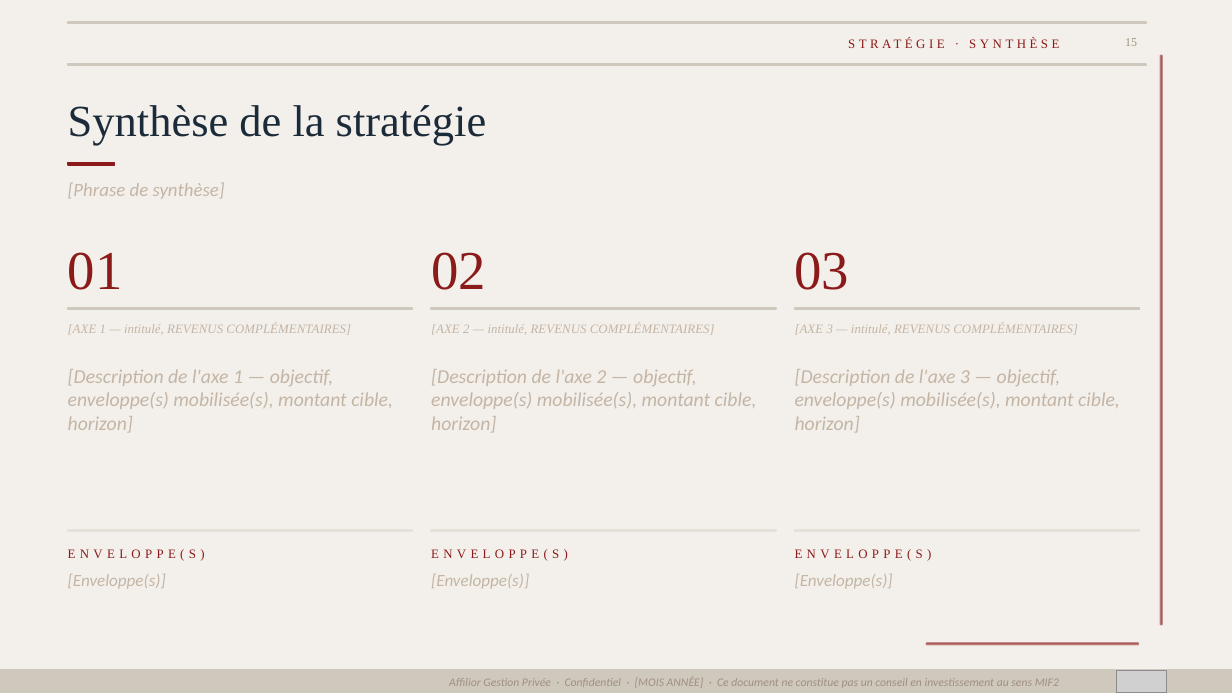
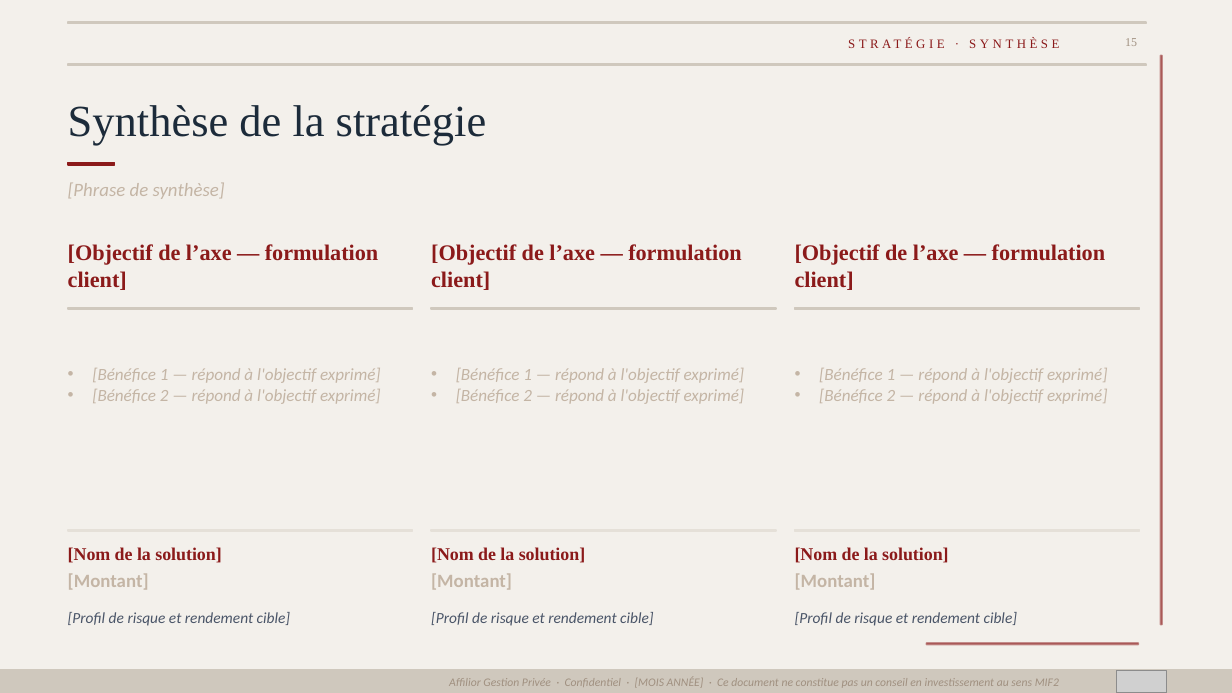
Before and after one commit to fififi1717/mkgt, a slide deck: slide 15 of Cans_Mstr.pptx. Drawn at 1232x693 pixels with LibreOffice and Linux fonts; fonts in the diff are those of the drawing; grey boxes stand for pictures. Boxes give left, top, right and bottom in pixels: in the first picture for what was removed or moved away, otherwise in the second. Text is boxed around its words. In the diff, an @@ line names an element or a change of style, - is before the commit and + after.

```diff
--- a/Cans_Mstr.pptx
+++ b/Cans_Mstr.pptx
@@ text removed at bbox=[68, 252, 123, 290] @@
-01
@@ text added at bbox=[68, 244, 378, 290], 13 pt, text #8B1A1A, bold @@
+[Objectif de l’axe — formulation client]
@@ text removed at bbox=[431, 252, 486, 290] @@
-02
@@ text added at bbox=[431, 244, 741, 290], 13 pt, text #8B1A1A, bold @@
+[Objectif de l’axe — formulation client]
@@ text removed at bbox=[795, 252, 850, 290] @@
-03
@@ text added at bbox=[795, 244, 1105, 290], 13 pt, text #8B1A1A, bold @@
+[Objectif de l’axe — formulation client]
@@ text removed at bbox=[68, 324, 351, 335] @@
-[AXE 1 — intitulé, REVENUS COMPLÉMENTAIRES]
@@ text removed at bbox=[431, 324, 715, 335] @@
-[AXE 2 — intitulé, REVENUS COMPLÉMENTAIRES]
@@ text removed at bbox=[795, 324, 1078, 335] @@
-[AXE 3 — intitulé, REVENUS COMPLÉMENTAIRES]
@@ text at bbox=[92, 368, 381, 404]: text changed; size 11.5 to 10 pt @@
-[Description de l'axe 1 — objectif, enveloppe(s) mobilisée(s), montant cible, horizon]
+• [Bénéfice 1 — répond à l'objectif exprimé]
+• [Bénéfice 2 — répond à l'objectif exprimé]
@@ text at bbox=[456, 368, 745, 404]: text changed; size 11.5 to 10 pt @@
-[Description de l'axe 2 — objectif, enveloppe(s) mobilisée(s), montant cible, horizon]
+• [Bénéfice 1 — répond à l'objectif exprimé]
+• [Bénéfice 2 — répond à l'objectif exprimé]
@@ text at bbox=[819, 368, 1108, 404]: text changed; size 11.5 to 10 pt @@
-[Description de l'axe 3 — objectif, enveloppe(s) mobilisée(s), montant cible, horizon]
+• [Bénéfice 1 — répond à l'objectif exprimé]
+• [Bénéfice 2 — répond à l'objectif exprimé]
@@ text at bbox=[68, 547, 221, 563]: text changed; size 7.5 to 10.5 pt; bold on @@
-ENVELOPPE(S)
+[Nom de la solution]
@@ text at bbox=[431, 547, 585, 563]: text changed; size 7.5 to 10.5 pt; bold on @@
-ENVELOPPE(S)
+[Nom de la solution]
@@ text at bbox=[795, 547, 948, 563]: text changed; size 7.5 to 10.5 pt; bold on @@
-ENVELOPPE(S)
+[Nom de la solution]
@@ text at bbox=[68, 573, 149, 590]: text changed; size 10 to 11 pt; bold on; italic off @@
-[Enveloppe(s)]
+[Montant]
@@ text at bbox=[431, 573, 512, 590]: text changed; size 10 to 11 pt; bold on; italic off @@
-[Enveloppe(s)]
+[Montant]
@@ text at bbox=[795, 573, 876, 590]: text changed; size 10 to 11 pt; bold on; italic off @@
-[Enveloppe(s)]
+[Montant]
@@ text added at bbox=[68, 612, 290, 626], 9 pt, text #4A5568, italic @@
+[Profil de risque et rendement cible]
@@ text added at bbox=[431, 612, 653, 626], 9 pt, text #4A5568, italic @@
+[Profil de risque et rendement cible]
@@ text added at bbox=[795, 612, 1017, 626], 9 pt, text #4A5568, italic @@
+[Profil de risque et rendement cible]
```
